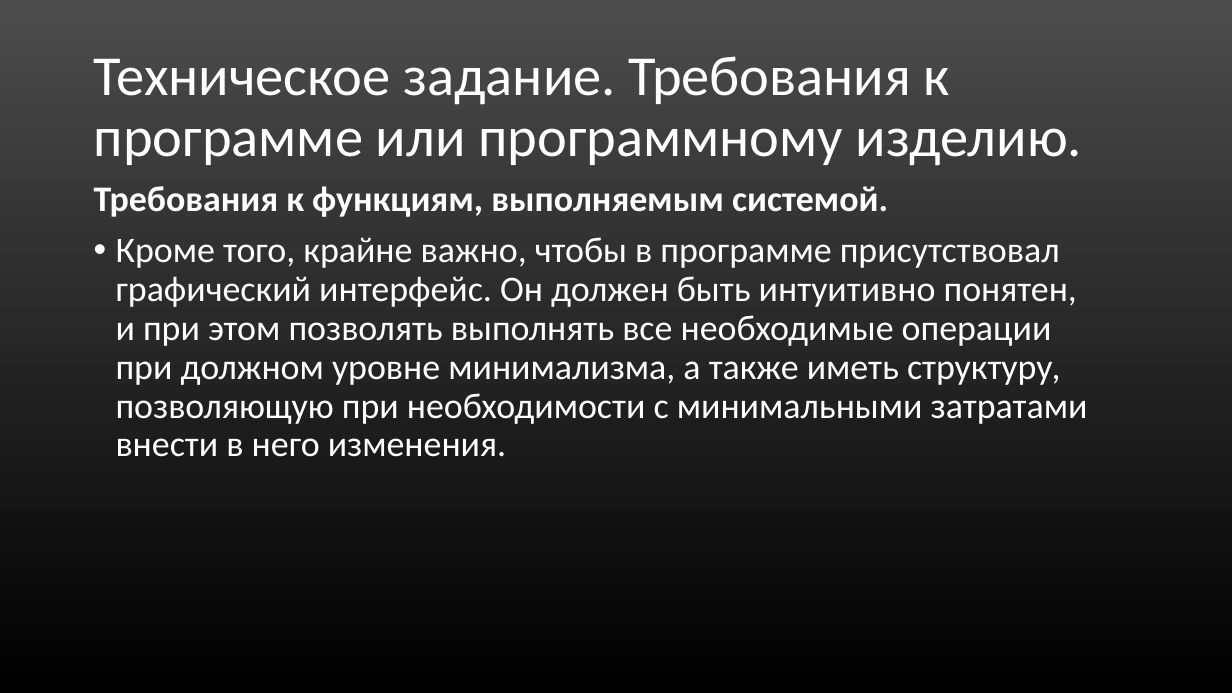
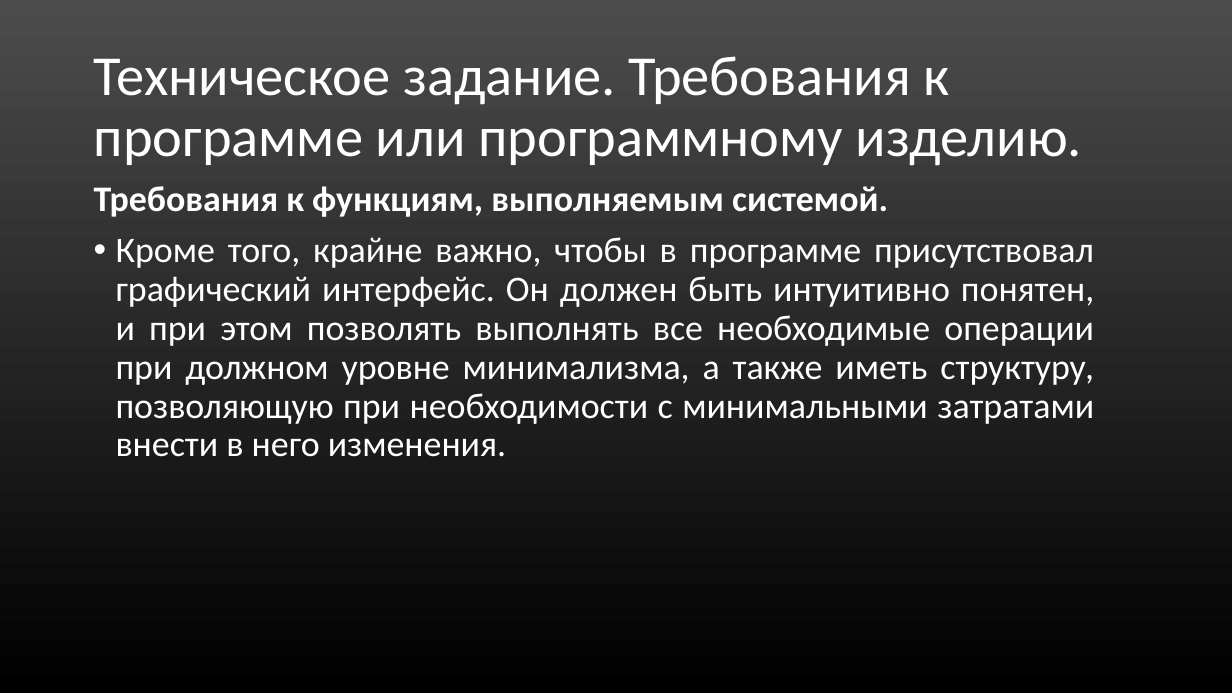
Before and after one commit to Mr-Dm1try/SteamCardsFarmer, a slide deck: slide 22 of Презентация_Помойки.ppt. Drawn at 1232x693 pixels with LibreOffice and Linux fonts; fonts in the diff are those of the drawing. Boxes give left, top, right and bottom in pixels: in the first picture for what was removed or moved away, otherwise in the second. Text is boxed around its words. In the diff, an @@ line names an element or a change of style, - is before the commit and + after.

```diff
--- a/Презентация_Помойки.ppt
+++ b/Презентация_Помойки.ppt
@@ text "Требования к функциям, выполняемым системой." at (94,186,1094,457): alignment left to justified @@
```
Also in this commit, not shown: 8 other slides changed.
